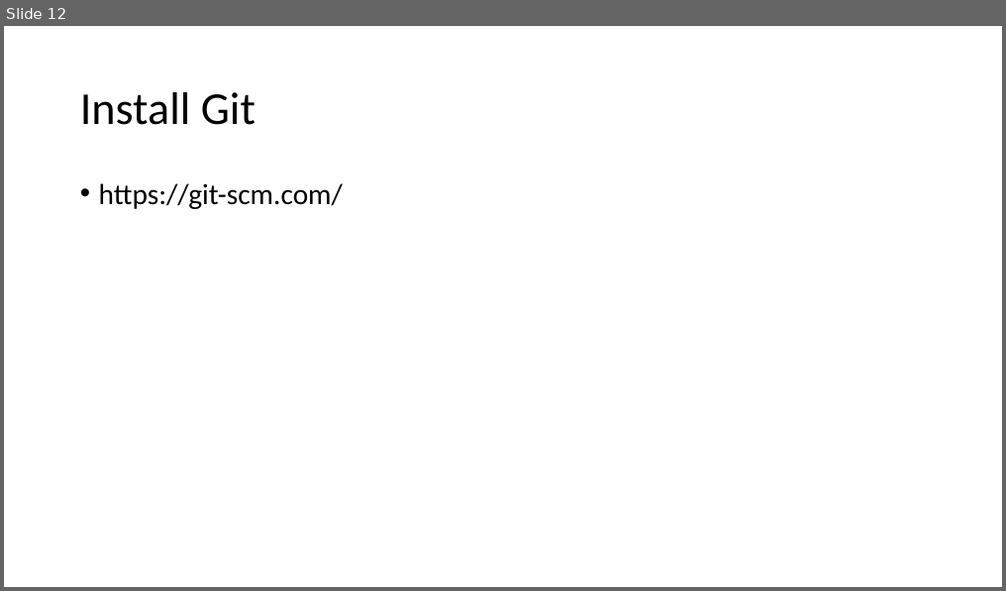
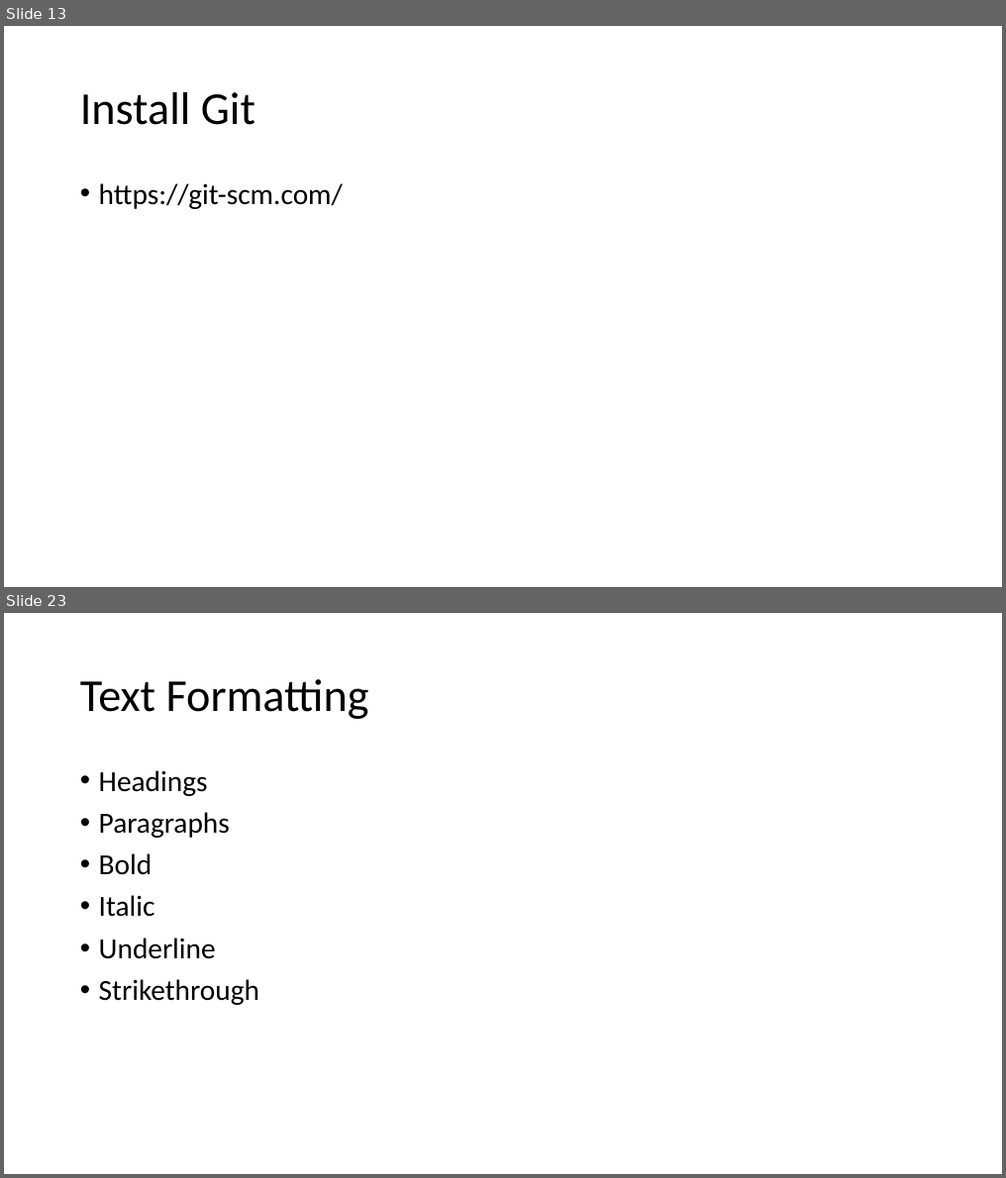
Before and after one commit to PiyushChaturvedii/Batch10, a slide deck: Git and Github.pptx. Shown one above the other, each under a label of ours: slide 12 before the commit, slides 13 and 23 after it; the slides between them are not shown. The pictures are 1006x591 and 1006x1178 pixels, drawn with LibreOffice and Linux fonts; fonts in the diff are those of the drawing. Boxes give left, top, right and bottom in pixels: in the first picture for what was removed or moved away, otherwise in the second. Text is boxed around its words. In the diff, an @@ line names an element or a change of style, - is before the commit and + after.

```diff
--- a/Git and Github.pptx
+++ b/Git and Github.pptx
@@ slide 23 added at (4,613,1002,1174), background #FFFFFF @@
@@ title added at (80,679,369,719), 44 pt, text #000000 @@
+Text Formatting
@@ text added at (99,770,259,1005), 28 pt, text #000000 @@
+• Headings
+• Paragraphs
+• Bold
+• Italic
+• Underline
+• Strikethrough
@@ what was slide 12 is now slide 13 @@
```
Also in this commit, not shown: 10 other slides added, 1 other file.
